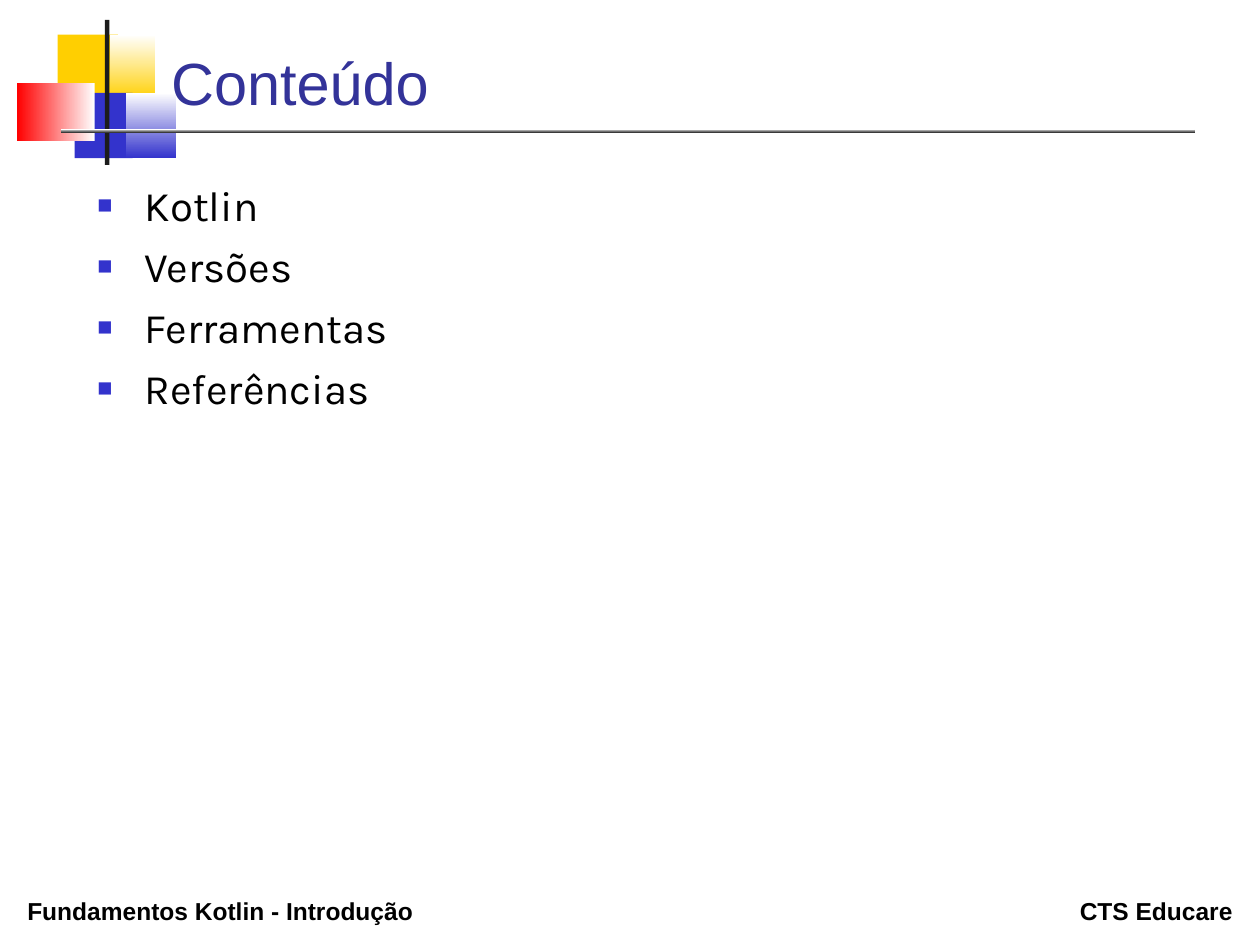
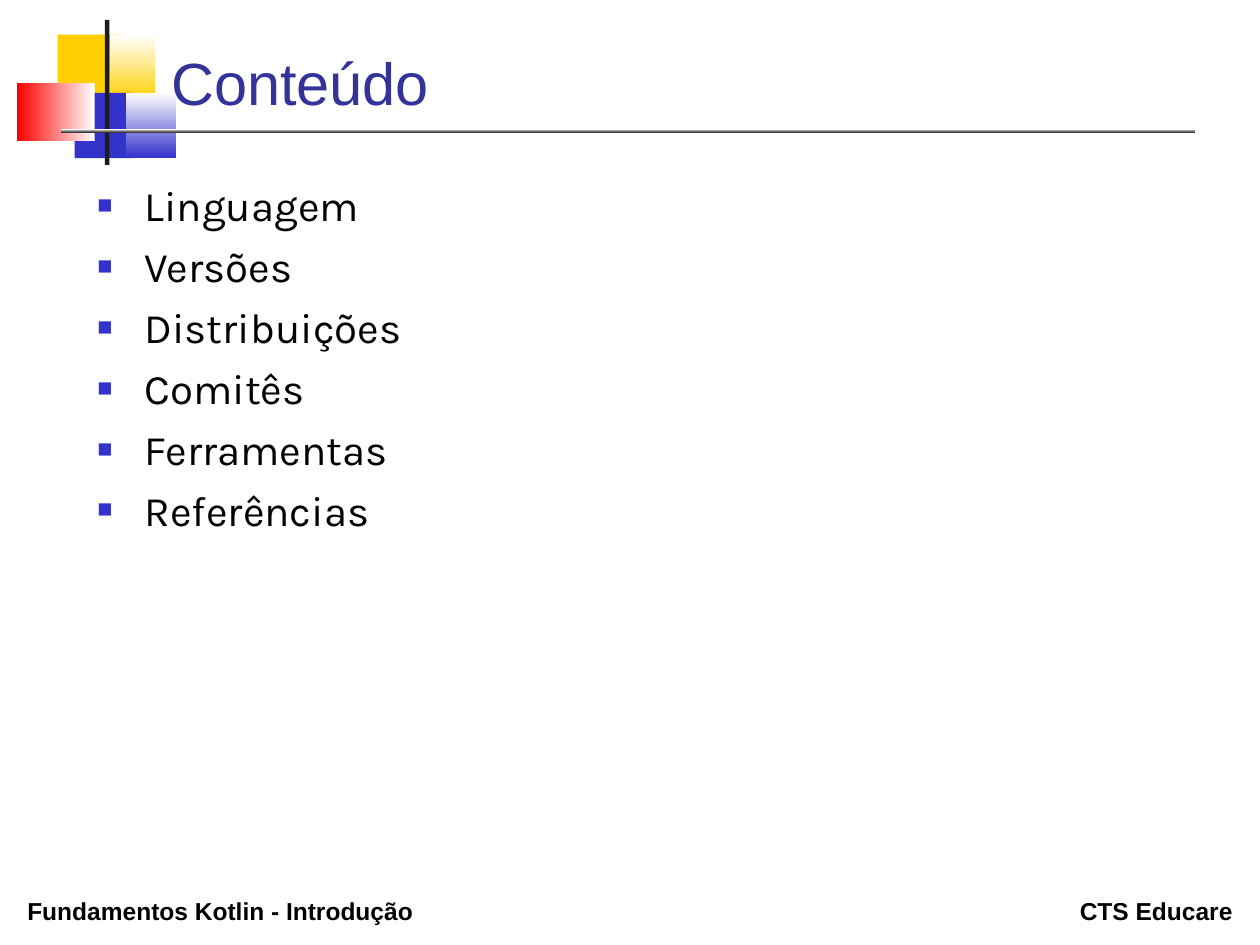
Before and after one commit to erosvitor/curso-kotlin-fundamentos, a slide deck: slide 2 of topicos/01_introducao/Introducao.odp. Drawn at 1260x945 pixels with LibreOffice and Linux fonts; fonts in the diff are those of the drawing. Boxes give left, top, right and bottom in pixels: in the first picture for what was removed or moved away, otherwise in the second. Text is boxed around its words. In the diff, an @@ line names an element or a change of style, - is before the commit and + after.

Commit message:
Ajustes e correções no conteúdo

```diff
--- a/topicos/01_introducao/Introducao.odp
+++ b/topicos/01_introducao/Introducao.odp
@@ text at bbox=[145, 192, 359, 232]: text changed @@
-■ Kotlin
+■ Linguagem
@@ text at bbox=[145, 314, 402, 405]: paragraphs added @@
+■ Distribuições
+■ Comitês
```
Also in this commit, not shown: 3 other slides changed, 2 slides added, 20 other files.
